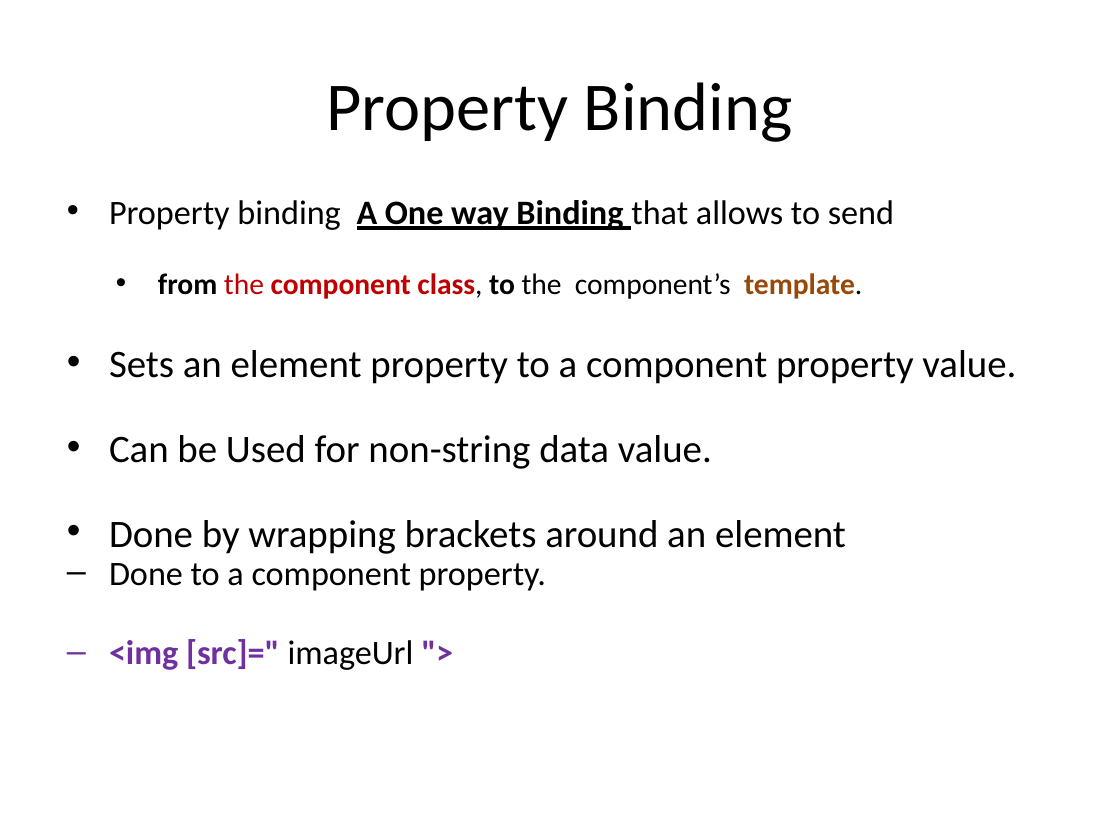
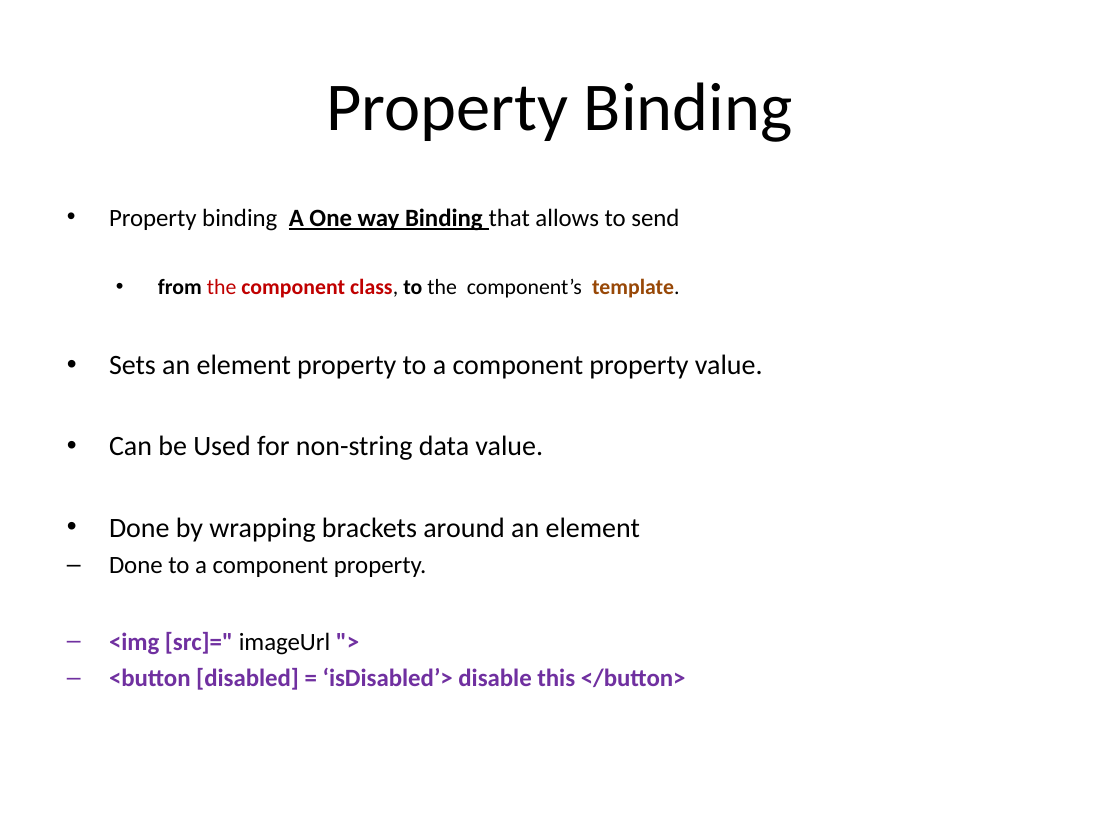
Before and after one commit to vishnumvn/AngularJS_Tut, a slide deck: slide 194 of Materials/Angular_Module01.ppt. Drawn at 1120x840 pixels with LibreOffice and Linux fonts; fonts in the diff are those of the drawing. Boxes give left, top, right and bottom in pixels: in the first picture for what was removed or moved away, otherwise in the second. Text is boxed around its words. In the diff, an @@ line names an element or a change of style, - is before the commit and + after.

```diff
--- a/Materials/Angular_Module01.ppt
+++ b/Materials/Angular_Module01.ppt
@@ text at box(109, 208, 763, 655): size 22 to 16 pt in "Property binding A One way Binding that ...", "Done to a component property.", "<img [src]=" imageUrl ">"; size 19 to 14 pt in "from the component class, to the component’s ..."; size 25 to 18 pt in "Sets an element property to a component ...", "Can be Used for non-string data value.", "Done by wrapping brackets around an element"; line spacing 0.7 to 1; less space between paragraphs @@
@@ text at box(109, 668, 686, 690): paragraph added @@
+  – <button [disabled] = ‘isDisabled’> disable this </button>
```
Also in this commit, not shown: 37 other slides changed, 37 other files.
